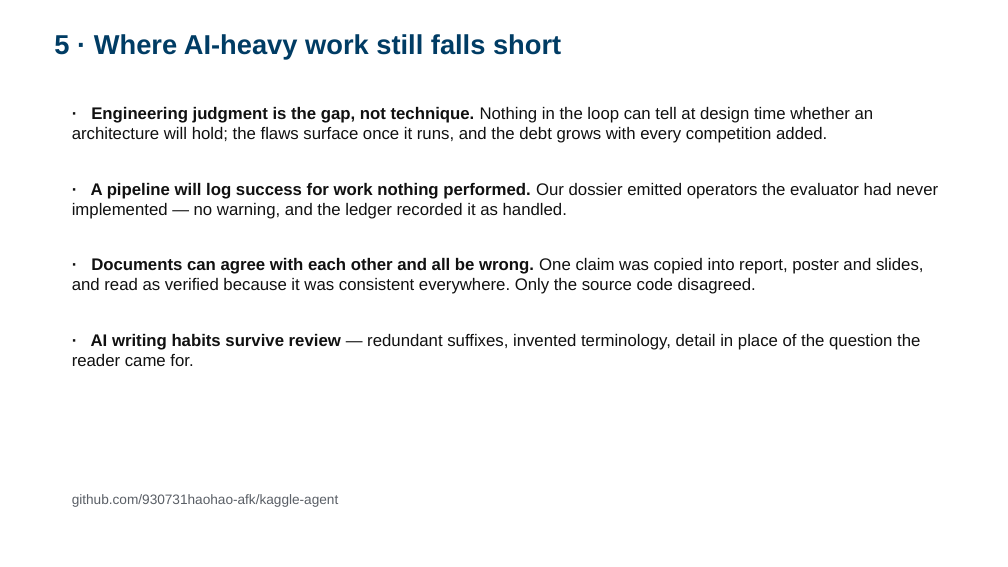
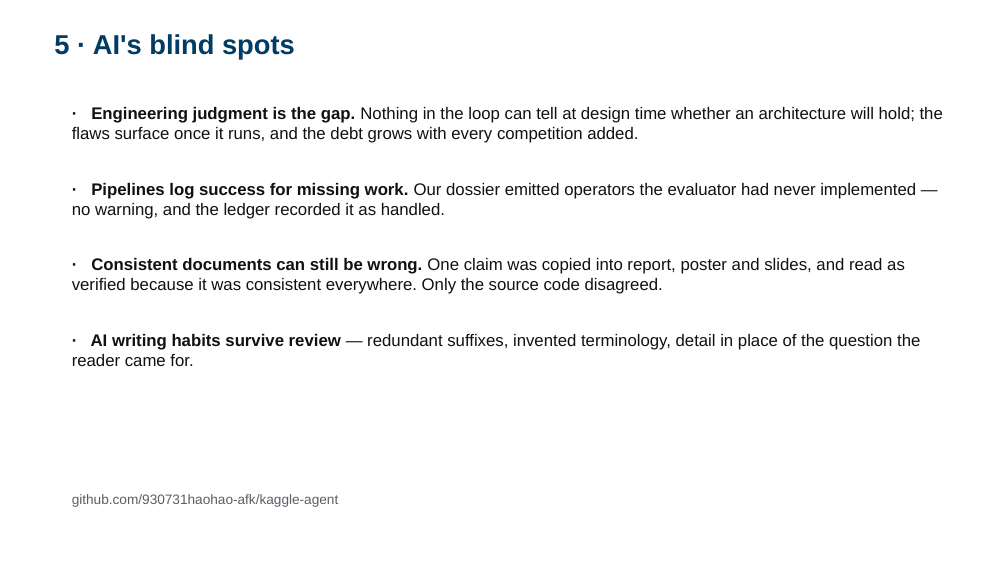
Before and after one commit to 930731haohao-afk/kaggle-agent, a slide deck: slide 6 of docs/presentation/slides_4min.pptx. Drawn at 1008x567 pixels with LibreOffice and Linux fonts; fonts in the diff are those of the drawing. Boxes give left, top, right and bottom in pixels: in the first picture for what was removed or moved away, otherwise in the second. Text is boxed around its words. In the diff, an @@ line names an element or a change of style, - is before the commit and + after.

```diff
--- a/docs/presentation/slides_4min.pptx
+++ b/docs/presentation/slides_4min.pptx
@@ text at (54,34,295,59): text changed @@
-5 · Where AI-heavy work still falls short
+5 · AI's blind spots
@@ text at (72,107,943,143): text changed @@
-· Engineering judgment is the gap, not technique. Nothing in the loop can tell at design time whether an architecture will hold; the flaws surface once it runs, and the debt grows with every competition added.
+· Engineering judgment is the gap. Nothing in the loop can tell at design time whether an architecture will hold; the flaws surface once it runs, and the debt grows with every competition added.
@@ text at (72,183,916,219): text changed @@
-· A pipeline will log success for work nothing performed. Our dossier emitted operators the evaluator had never implemented — no warning, and the ledger recorded it as handled.
+· Pipelines log success for missing work. Our dossier emitted operators the evaluator had never implemented — no warning, and the ledger recorded it as handled.
@@ text at (72,258,905,294): text changed @@
-· Documents can agree with each other and all be wrong. One claim was copied into report, poster and slides, and read as verified because it was consistent everywhere. Only the source code disagreed.
+· Consistent documents can still be wrong. One claim was copied into report, poster and slides, and read as verified because it was consistent everywhere. Only the source code disagreed.
```
Also in this commit, not shown: 2 other slides changed, 4 other files.
